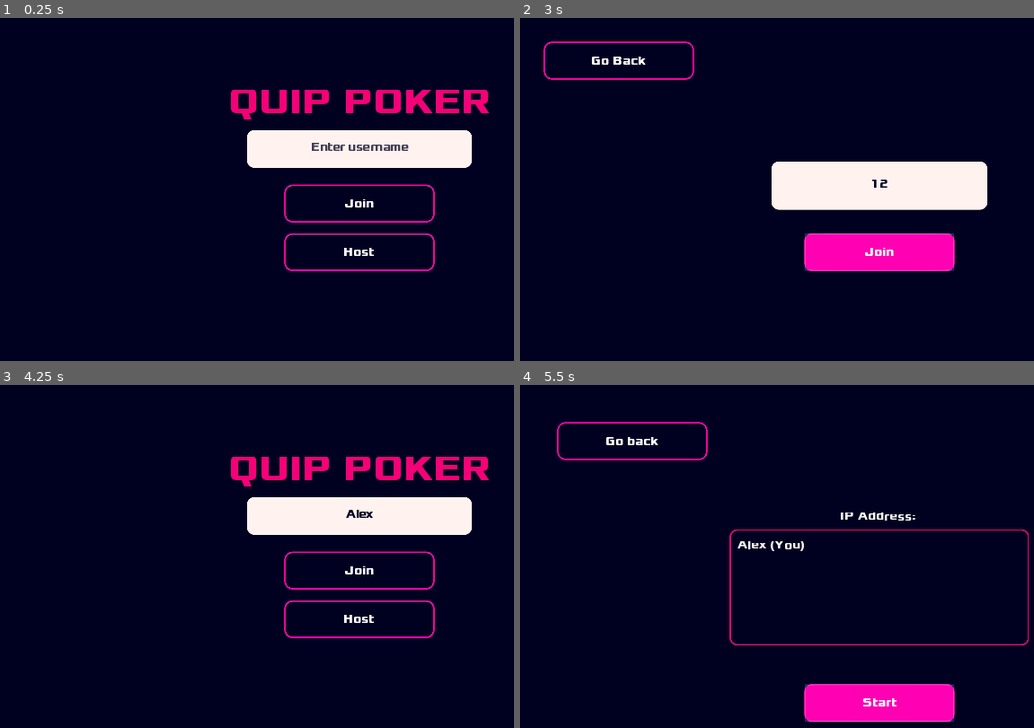
Above: before the commit, frames 1-4 (two rows, left to right).
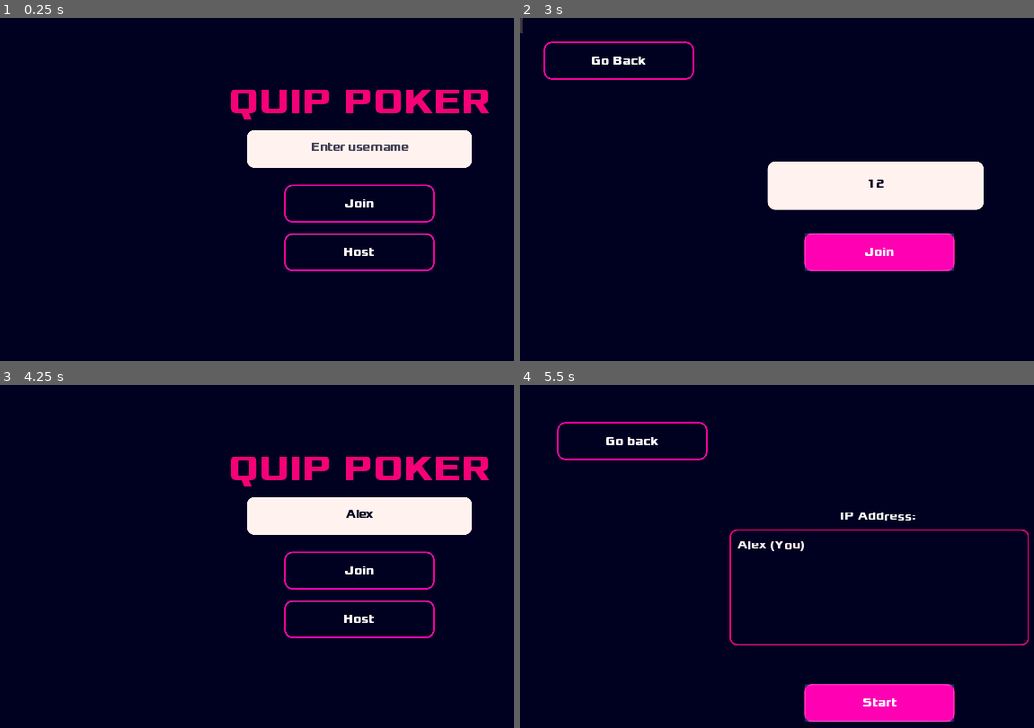
Above: after the commit, the same moments.

Repository: McLovin3/QuipPoker
Game: Godot game, scene res://Scenes/MainMenu.tscn
Same seed, same stepped clock (60 frames per second), same inputs: the game is played once before the commit and once after it.
Inputs (mouse positions are in pixels of both pictures, inside the frame that each line leads up to):
- Up to frame 1 (0.25 s): no input
- Up to frame 2 (3 s): click (879, 148) at 0.52 s; type "Alex" at 0.6 s; click "Join" at 1.25 s; click (879, 186) at 2.02 s; type "12" at 2.1 s; click "Join" at 2.75 s
- Up to frame 3 (4.25 s): click "Go Back" at 3.5 s
- Up to frame 4 (5.5 s): click "Host" at 4.25 s; click "Start" at 5 s

The runs differ from the first frame. In frame 1, less than 0.1% of the frame differs, in the area x 67-73%, y 52-70%; in frame 2, 0.3%, in the area x 0-91%, y 0-57%; in frame 3, less than 0.1%; in frame 4, less than 0.1%.

Commit message:
Added timeout if connection time is too long

Diff:
--- a/Scenes/GameManager.tscn
+++ b/Scenes/GameManager.tscn
@@ -4,3 +4,8 @@
 
 [node name="Node2D" type="Node2D"]
 script = ExtResource( 1 )
+
+[node name="ConnectionTimer" type="Timer" parent="."]
+wait_time = 5.0
+
+[connection signal="timeout" from="ConnectionTimer" to="." method="_on_ConnectionTimer_timeout"]
--- a/Scenes/JoinMenu.tscn
+++ b/Scenes/JoinMenu.tscn
@@ -37,5 +37,9 @@
 max_length = 15
 placeholder_text = "Address"
 
+[node name="ProgressBar" type="ProgressBar" parent="."]
+margin_right = 4.0
+margin_bottom = 20.0
+
 [connection signal="pressed" from="GoBackButton" to="." method="_on_GoBackButton_pressed"]
 [connection signal="pressed" from="JoinButton" to="." method="_on_JoinButton_pressed"]
--- /dev/null
+++ b/Scenes/LobbyMenu.tscn
@@ -0,0 +1,47 @@
+[gd_scene load_steps=5 format=2]
+
+[ext_resource path="res://Scenes/NeonButton.tscn" type="PackedScene" id=1]
+[ext_resource path="res://Scenes/Scripts/LobbyMenu.gd" type="Script" id=2]
+
+[sub_resource type="StyleBoxFlat" id=1]
+content_margin_left = 10.0
+content_margin_right = 10.0
+content_margin_top = 10.0
+content_margin_bottom = 10.0
+bg_color = Color( 0.6, 0.6, 0.6, 0 )
+border_width_left = 2
+border_width_top = 2
+border_width_right = 2
+border_width_bottom = 2
+border_color = Color( 0.960784, 0, 0.470588, 1 )
+corner_radius_top_left = 10
+corner_radius_top_right = 10
+corner_radius_bottom_right = 10
+corner_radius_bottom_left = 10
+
+[sub_resource type="Theme" id=2]
+ItemList/colors/font_color = Color( 1, 0.952941, 0.941176, 1 )
+ItemList/styles/bg = SubResource( 1 )
+
+[node name="CanvasLayer" type="CanvasLayer"]
+script = ExtResource( 2 )
+
+[node name="ExitButton" parent="." instance=ExtResource( 1 )]
+margin_left = 50.0
+margin_top = 50.0
+margin_right = 250.0
+margin_bottom = 100.0
+text = "Exit"
+
+[node name="NameList" type="ItemList" parent="."]
+anchor_left = 0.5
+anchor_top = 0.5
+anchor_right = 0.5
+anchor_bottom = 0.5
+margin_left = -200.0
+margin_top = -77.5
+margin_right = 200.0
+margin_bottom = 77.5
+theme = SubResource( 2 )
+
+[connection signal="pressed" from="ExitButton" to="." method="_on_ExitButton_pressed"]
--- a/Scenes/NeonButton.tscn
+++ b/Scenes/NeonButton.tscn
@@ -1,6 +1,6 @@
 [gd_scene load_steps=2 format=2]
 
-[ext_resource path="res://Themes/ButtonTheme.tres" type="Theme" id=1]
+[ext_resource path="res://Themes/GlobalThemes.tres" type="Theme" id=1]
 
 [node name="NeonButton" type="Button"]
 modulate = Color( 1.5, 1.5, 1.5, 1 )
--- a/Scenes/Scripts/GameManager.gd
+++ b/Scenes/Scripts/GameManager.gd
@@ -2,6 +2,8 @@
 
 export var port: int = 7777
 export var max_clients: int = 6
+
+onready var _connection_timer: Timer = $ConnectionTimer
 
 var _peer: NetworkedMultiplayerENet
 var _username: String = "" setget set_username, get_username
@@ -19,6 +21,7 @@
 
 	get_tree().connect("connected_to_server", self, "_connected_to_server")
 	get_tree().connect("server_disconnected", self, "_server_disconnected")
+	get_tree().connect("connection_failed", self, "_connection_failed")
 
 
 func create_server() -> void:
@@ -31,9 +34,15 @@
 	_peer = NetworkedMultiplayerENet.new()
 	_peer.create_client(ip_address, port)
 	get_tree().set_network_peer(_peer)
+	_connection_timer.start()
+
+
+func _connection_failed() -> void:
+	print("Connection failed!")
 
 
 func _connected_to_server():
+	get_tree().change_scene("res://scenes/LobbyScene.tscn")
 	print("Connected to server")
 
 
@@ -51,3 +60,9 @@
 
 func get_username() -> String:
 	return _username
+
+
+func _on_ConnectionTimer_timeout():
+	if _peer.get_connection_status() == 1:
+		_peer.emit_signal("connection_failed")
+		_peer.close_connection()
--- a/Scenes/Scripts/JoinMenu.gd
+++ b/Scenes/Scripts/JoinMenu.gd
@@ -2,6 +2,11 @@
 class_name JoinMenu
 
 onready var _ip_input: ShakingInput = $IpInput
+onready var _join_button: Button = $JoinButton
+
+
+func _ready():
+	get_tree().connect("connection_failed", self, "_connection_failed")
 
 
 func _on_GoBackButton_pressed():
@@ -9,7 +14,15 @@
 
 
 func _on_JoinButton_pressed():
-	if _ip_input.text == "":
+	if _ip_input.text.is_valid_ip_address():
+		_ip_input.editable = false
+		_join_button.disabled = true
+		GameManager.join_server(_ip_input.text)
+	else:
 		_ip_input.shake()
-	else:
-		GameManager.join_server(_ip_input.text)
+
+
+func _connection_failed():
+	_ip_input.editable = true
+	_join_button.disabled = false
+	_ip_input.shake()
--- /dev/null
+++ b/Scenes/Scripts/LobbyMenu.gd
@@ -0,0 +1,6 @@
+extends CanvasLayer
+
+
+func _on_ExitButton_pressed():
+	get_tree().network_peer = null
+	get_tree().change_scene("res://Scenes/JoinMenu.tscn")
--- a/Scenes/Scripts/ShakingInput.gd
+++ b/Scenes/Scripts/ShakingInput.gd
@@ -44,10 +44,8 @@
 		_shake_count -= 1
 
 	else:
-		print("Shaking done")
 		_shaking = false
 
 
 func _on_Tween_tween_all_completed() -> void:
-	print("tween completed" + str(_shake_count))
 	_move_tween()
--- a/Scenes/ShakingInput.tscn
+++ b/Scenes/ShakingInput.tscn
@@ -1,23 +1,12 @@
-[gd_scene load_steps=4 format=2]
+[gd_scene load_steps=3 format=2]
 
 [ext_resource path="res://Scenes/Scripts/ShakingInput.gd" type="Script" id=1]
-
-[sub_resource type="StyleBoxFlat" id=1]
-bg_color = Color( 1, 0.952941, 0.941176, 1 )
-corner_radius_top_left = 10
-corner_radius_top_right = 10
-corner_radius_bottom_right = 10
-corner_radius_bottom_left = 10
-
-[sub_resource type="Theme" id=2]
-LineEdit/colors/cursor_color = Color( 0, 0.00784314, 0.129412, 1 )
-LineEdit/colors/font_color = Color( 0, 0.00784314, 0.129412, 1 )
-LineEdit/styles/normal = SubResource( 1 )
+[ext_resource path="res://Themes/GlobalThemes.tres" type="Theme" id=2]
 
 [node name="ShakingInput" type="LineEdit"]
 margin_right = 288.0
 margin_bottom = 64.0
-theme = SubResource( 2 )
+theme = ExtResource( 2 )
 align = 1
 max_length = 12
 placeholder_alpha = 0.75
--- a/Themes/ButtonTheme.tres
+++ /dev/null
@@ -1,32 +0,0 @@
-[gd_resource type="Theme" load_steps=4 format=2]
-
-[sub_resource type="StyleBoxFlat" id=2]
-bg_color = Color( 0.960784, 0, 0.470588, 1 )
-corner_radius_top_left = 10
-corner_radius_top_right = 10
-corner_radius_bottom_right = 10
-corner_radius_bottom_left = 10
-
-[sub_resource type="StyleBoxFlat" id=1]
-bg_color = Color( 0.6, 0.6, 0.6, 0 )
-border_width_left = 2
-border_width_top = 2
-border_width_right = 2
-border_width_bottom = 2
-border_color = Color( 0.960784, 0, 0.470588, 1 )
-corner_radius_top_left = 10
-corner_radius_top_right = 10
-corner_radius_bottom_right = 10
-corner_radius_bottom_left = 10
-
-[sub_resource type="StyleBoxFlat" id=3]
-bg_color = Color( 0.560784, 0, 0.462745, 1 )
-corner_radius_top_left = 10
-corner_radius_top_right = 10
-corner_radius_bottom_right = 10
-corner_radius_bottom_left = 10
-
-[resource]
-Button/styles/hover = SubResource( 2 )
-Button/styles/normal = SubResource( 1 )
-Button/styles/pressed = SubResource( 3 )
--- /dev/null
+++ b/Themes/GlobalThemes.tres
@@ -0,0 +1,69 @@
+[gd_resource type="Theme" load_steps=7 format=2]
+
+[sub_resource type="StyleBoxFlat" id=5]
+bg_color = Color( 0.560784, 0, 0.462745, 1 )
+corner_radius_top_left = 10
+corner_radius_top_right = 10
+corner_radius_bottom_right = 10
+corner_radius_bottom_left = 10
+
+[sub_resource type="StyleBoxFlat" id=2]
+bg_color = Color( 0.960784, 0, 0.470588, 1 )
+corner_radius_top_left = 10
+corner_radius_top_right = 10
+corner_radius_bottom_right = 10
+corner_radius_bottom_left = 10
+
+[sub_resource type="StyleBoxFlat" id=1]
+bg_color = Color( 0.6, 0.6, 0.6, 0 )
+border_width_left = 2
+border_width_top = 2
+border_width_right = 2
+border_width_bottom = 2
+border_color = Color( 0.960784, 0, 0.470588, 1 )
+corner_radius_top_left = 10
+corner_radius_top_right = 10
+corner_radius_bottom_right = 10
+corner_radius_bottom_left = 10
+
+[sub_resource type="StyleBoxFlat" id=3]
+bg_color = Color( 0.560784, 0, 0.462745, 1 )
+corner_radius_top_left = 10
+corner_radius_top_right = 10
+corner_radius_bottom_right = 10
+corner_radius_bottom_left = 10
+
+[sub_resource type="StyleBoxFlat" id=4]
+content_margin_left = 5.0
+content_margin_right = 5.0
+content_margin_top = 5.0
+content_margin_bottom = 5.0
+bg_color = Color( 1, 0.952941, 0.941176, 1 )
+corner_radius_top_left = 10
+corner_radius_top_right = 10
+corner_radius_bottom_right = 10
+corner_radius_bottom_left = 10
+
+[sub_resource type="StyleBoxFlat" id=6]
+content_margin_left = 5.0
+content_margin_right = 5.0
+content_margin_top = 5.0
+content_margin_bottom = 5.0
+bg_color = Color( 1, 0.835294, 0.8, 1 )
+corner_radius_top_left = 10
+corner_radius_top_right = 10
+corner_radius_bottom_right = 10
+corner_radius_bottom_left = 10
+
+[resource]
+Button/colors/font_color = Color( 1, 0.952941, 0.941176, 1 )
+Button/colors/font_color_disabled = Color( 1, 0.952941, 0.941176, 0.588235 )
+Button/styles/disabled = SubResource( 5 )
+Button/styles/hover = SubResource( 2 )
+Button/styles/normal = SubResource( 1 )
+Button/styles/pressed = SubResource( 3 )
+LineEdit/colors/cursor_color = Color( 0, 0.00784314, 0.129412, 1 )
+LineEdit/colors/font_color = Color( 0, 0.00784314, 0.129412, 1 )
+LineEdit/colors/font_color_uneditable = Color( 0, 0.00784314, 0.129412, 0.588235 )
+LineEdit/styles/normal = SubResource( 4 )
+LineEdit/styles/read_only = SubResource( 6 )
Not shown: 2 places in Scenes/HostMenu.tscn that only renumber resources
